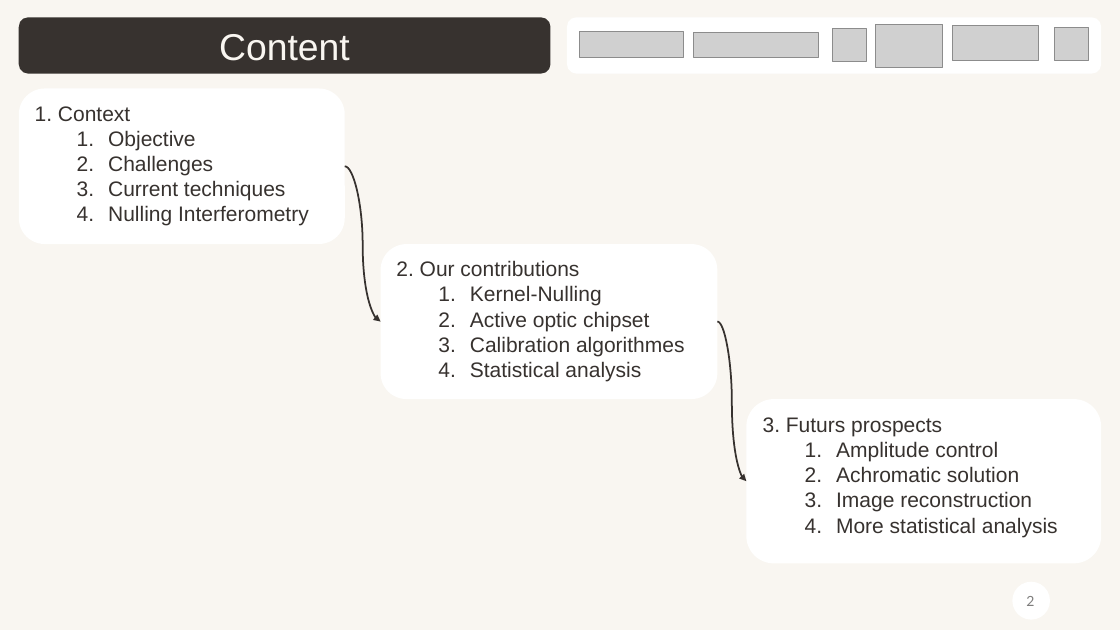
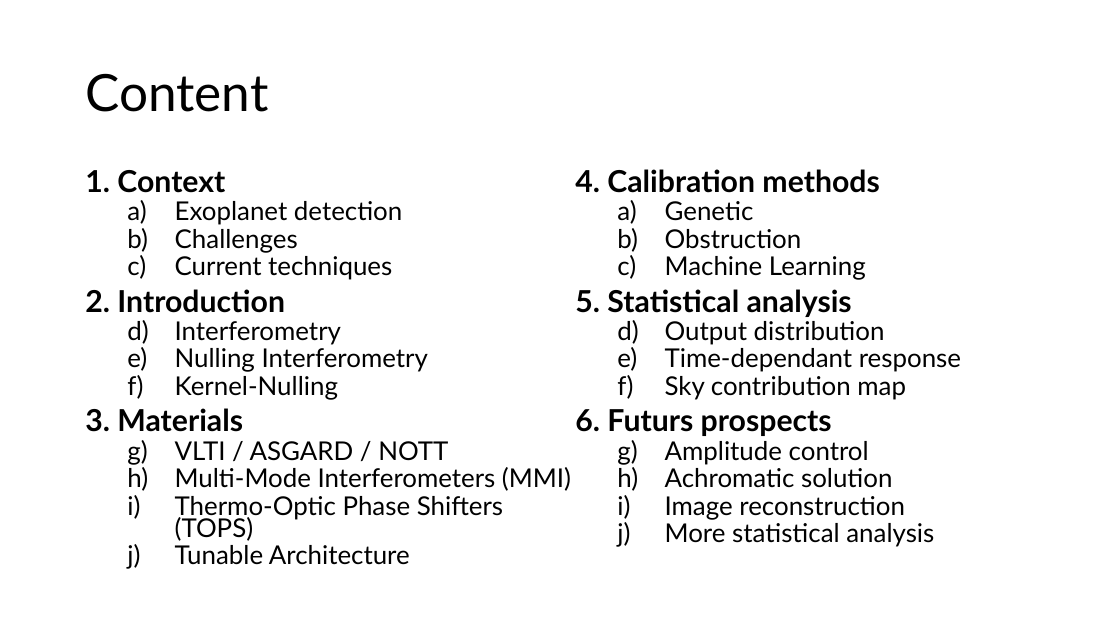
Before and after one commit to VForiel/PHISE, a slide deck: slide 2 of docs/Slides.pptx. Drawn at 1120x630 pixels with LibreOffice and Linux fonts; fonts in the diff are those of the drawing; grey boxes stand for pictures. Boxes give left, top, right and bottom in pixels: in the first picture for what was removed or moved away, otherwise in the second. Text is boxed around its words. In the diff, an @@ line names an element or a change of style, - is before the commit and + after.

```diff
--- a/docs/Slides.pptx
+++ b/docs/Slides.pptx
@@ background #F9F6F1 to #FFFFFF @@
@@ rounded rectangle removed at (567, 18, 1102, 74) @@
@@ group removed at (580, 24, 1089, 67): 6 pictures @@
@@ title "Content": place and size @@
-title "Content" at (18, 18, 550, 74)
+title "Content" at (85, 73, 268, 112)
@@ title "Content" at (85, 73, 268, 112): size 32 to 44 pt, font Arial to Lato, text colour #F9F6F1 to #000000; alignment centre to left; line spacing 1 to 0.9; fill #37322F to none @@
@@ rounded rectangle removed at (18, 88, 344, 244) @@
-1. Context
-  1. Objective
-  2. Challenges
-  3. Current techniques
-  4. Nulling Interferometry
@@ text added at (85, 170, 571, 565), 22.2 pt, text #000000 @@
+1. Context
+  a) Exoplanet detection
+  b) Challenges
+  c) Current techniques
+2. Introduction
+  a) Interferometry
+  b) Nulling Interferometry
+  c) Kernel-Nulling
+3. Materials
+  a) VLTI / ASGARD / NOTT
+  b) Multi-Mode Interferometers (MMI)
+  c) Thermo-Optic Phase Shifters (TOPS)
+  d) Tunable Architecture
@@ curved arrow removed from (344, 166) to (381, 322) @@
@@ text added at (575, 169, 961, 547), 22.2 pt, text #000000 @@
+4. Calibration methods
+  a) Genetic
+  b) Obstruction
+  c) Machine Learning
+5. Statistical analysis
+  a) Output distribution
+  b) Time-dependant response
+  c) Sky contribution map
+6. Futurs prospects
+  a) Amplitude control
+  b) Achromatic solution
+  c) Image reconstruction
+  d) More statistical analysis
@@ rounded rectangle removed at (381, 245, 718, 400) @@
-2. Our contributions
-  1. Kernel-Nulling
-  2. Active optic chipset
-  3. Calibration algorithmes
-  4. Statistical analysis
@@ curved arrow removed from (718, 322) to (747, 481) @@
@@ rounded rectangle removed at (747, 399, 1102, 564) @@
-3. Futurs prospects
-  1. Amplitude control
-  2. Achromatic solution
-  3. Image reconstruction
-  4. More statistical analysis
@@ ellipse removed at (1012, 582, 1050, 620) @@
@@ page number removed at (1026, 596, 1034, 606) @@
-2
```
Also in this commit, not shown: 1 other slide changed, 26 slides added, 1 slide removed, 2 other files.
